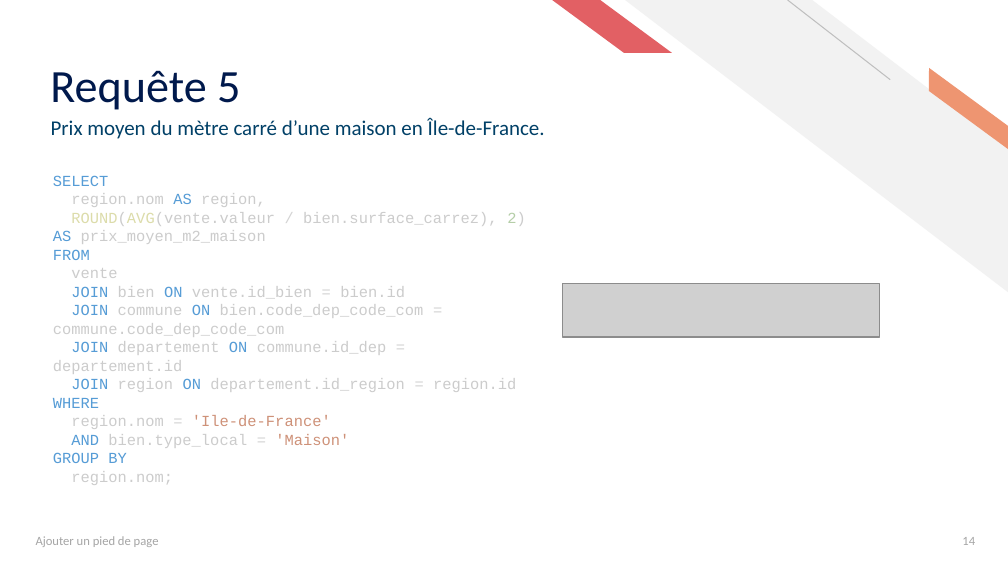
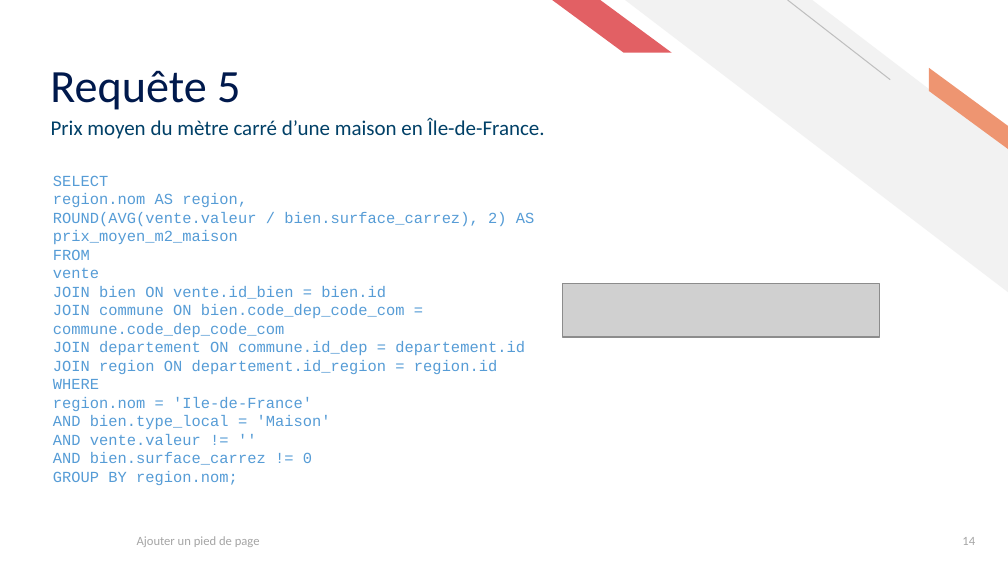
Before and after one commit to ziedbelhocine/Cours-OC, a slide deck: slide 14 of Data_Analyst/Projet_5/Présentation_P5+DA.pptx. Drawn at 1008x567 pixels with LibreOffice and Linux fonts; fonts in the diff are those of the drawing; grey boxes stand for pictures. Boxes give left, top, right and bottom in pixels: in the first picture for what was removed or moved away, otherwise in the second. Text is boxed around its words. In the diff, an @@ line names an element or a change of style, - is before the commit and + after.

```diff
--- a/Data_Analyst/Projet_5/Présentation_P5+DA.pptx
+++ b/Data_Analyst/Projet_5/Présentation_P5+DA.pptx
@@ text at [53, 193, 535, 429]: text colour #CCCCCC to #569CD6 in "region.nom region,", "ROUND(AVG(vente.valeur bien.surface_carrez), 2) prix_moyen_m ...", "vente", "bien vente.id_bien bien.id" and 5 more places; text colour #DCDCAA to #569CD6 in "ROUND(AVG(vente.valeur"; text colour #D4D4D4 to #569CD6 in "/", "=", "=", "=" and 3 more places; text colour #B5CEA8 to #569CD6 in "2)"; text colour #CE9178 to #569CD6 in "'Ile-de-France'", "'Maison'" @@
@@ text at [53, 434, 312, 485]: text changed; text colour #CCCCCC to #569CD6 @@
-GROUP BY
-region.nom;
+AND vente.valeur != ''
+AND bien.surface_carrez != 0
+GROUP BY region.nom;
@@ text "Ajouter un pied de page" at [137, 536, 260, 547]: alignment left to centre @@
```
Also in this commit, not shown: 18 other slides changed, 5 other files.
